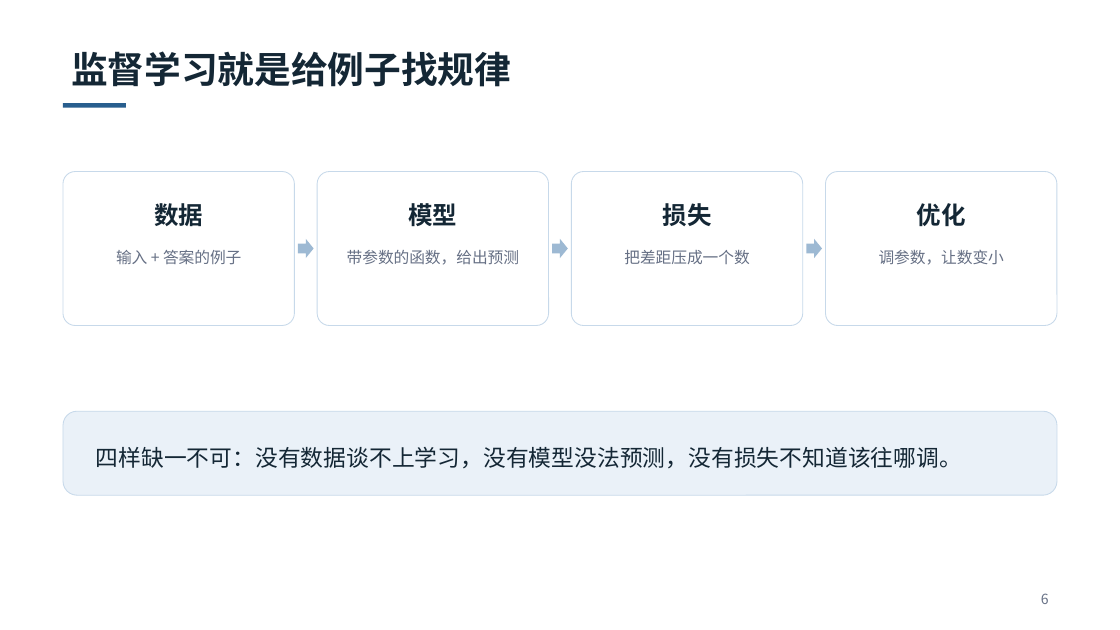
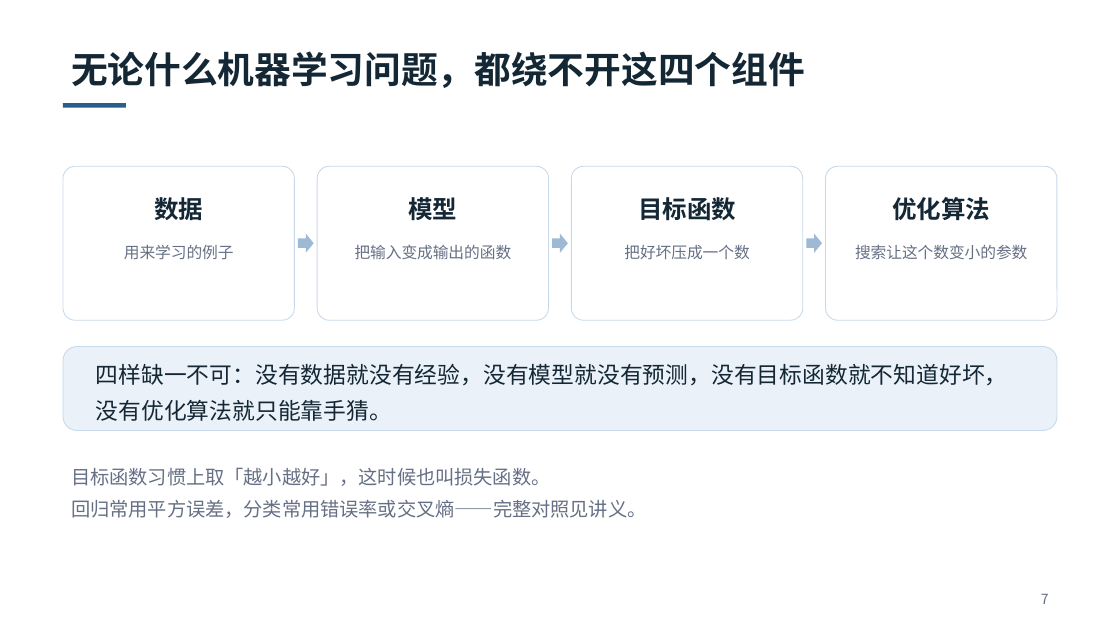
Before and after one commit to fjfjkk2717821463-cpu/Robo-Education-Recruitment, a slide deck: slide 7 of slides/机器学习基础-让程序从数据里找规律.pptx (slide 6 before the commit). Drawn at 1120x630 pixels with LibreOffice and Linux fonts; fonts in the diff are those of the drawing. Boxes give left, top, right and bottom in pixels: in the first picture for what was removed or moved away, otherwise in the second. Text is boxed around its words. In the diff, an @@ line names an element or a change of style, - is before the commit and + after.

Commit message:
课件改为 22 页概念入门版：新增问题类型、四组件、任务分类练习

```diff
--- a/slides/机器学习基础-让程序从数据里找规律.pptx
+++ b/slides/机器学习基础-让程序从数据里找规律.pptx
@@ text at [71, 51, 805, 88]: text changed @@
-监督学习就是给例子找规律
+无论什么机器学习问题，都绕不开这四个组件
@@ 4 rounded rectangles, 3 right arrows, 2 texts: place and size @@
-4 rounded rectangles, 3 right arrows, 2 texts at [63, 171, 1058, 325]
+4 rounded rectangles, 3 right arrows, 2 texts at [63, 166, 1058, 320]
@@ text at [638, 197, 736, 221]: text changed @@
-损失
+目标函数
@@ text at [892, 197, 990, 220]: text changed @@
-优化
+优化算法
@@ text at [124, 245, 234, 259]: text changed @@
-输入 + 答案的例子
+用来学习的例子
@@ text at [355, 245, 512, 260]: text changed @@
-带参数的函数，给出预测
+把输入变成输出的函数
@@ text at [624, 245, 749, 259]: text changed @@
-把差距压成一个数
+把好坏压成一个数
@@ text at [855, 245, 1027, 259]: text changed @@
-调参数，让数变小
+搜索让这个数变小的参数
@@ rounded rectangle: place and size @@
-rounded rectangle at [63, 412, 1057, 496]
+rounded rectangle at [63, 346, 1057, 430]
@@ text at [96, 364, 1008, 421]: text changed @@
-四样缺一不可：没有数据谈不上学习，没有模型没法预测，没有损失不知道该往哪调。
+四样缺一不可：没有数据就没有经验，没有模型就没有预测，没有目标函数就不知道好坏，没有优化算法就只能靠手猜。
@@ text added at [71, 467, 646, 518], 16.5 pt, text #667085 @@
+目标函数习惯上取「越小越好」，这时候也叫损失函数。
+回归常用平方误差，分类常用错误率或交叉熵——完整对照见讲义。
@@ text at [1041, 594, 1049, 604]: text changed @@
-6
+7
```
Also in this commit, not shown: 15 other slides changed, 6 slides added, 4 slides removed, 3 other files.
